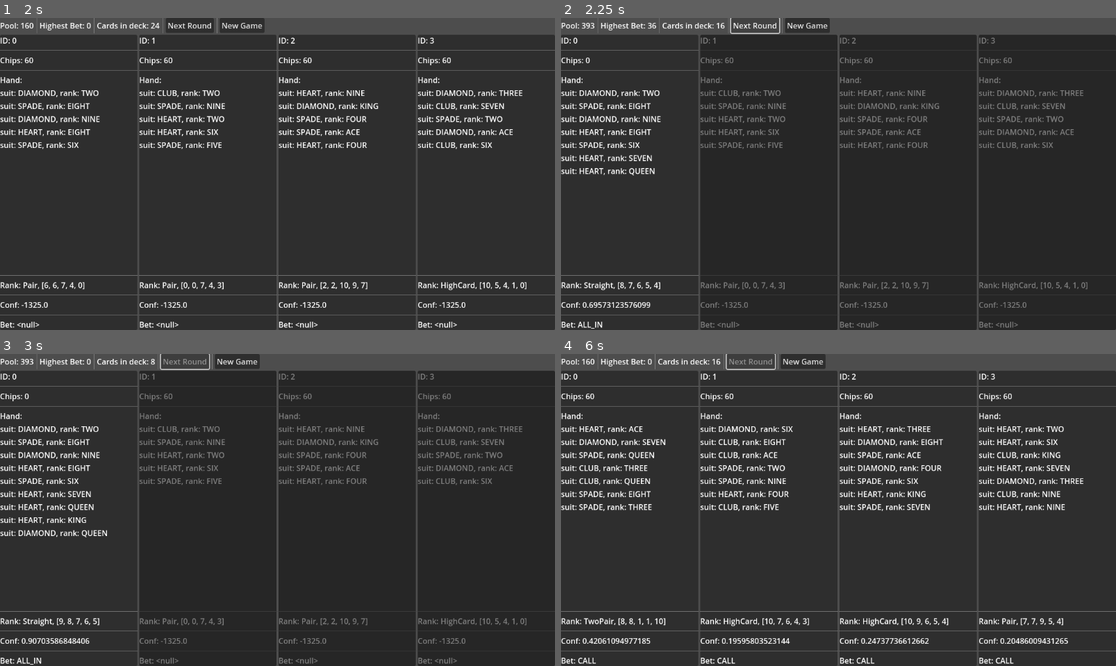
Above: before the commit, frames 1-4 (two rows, left to right).
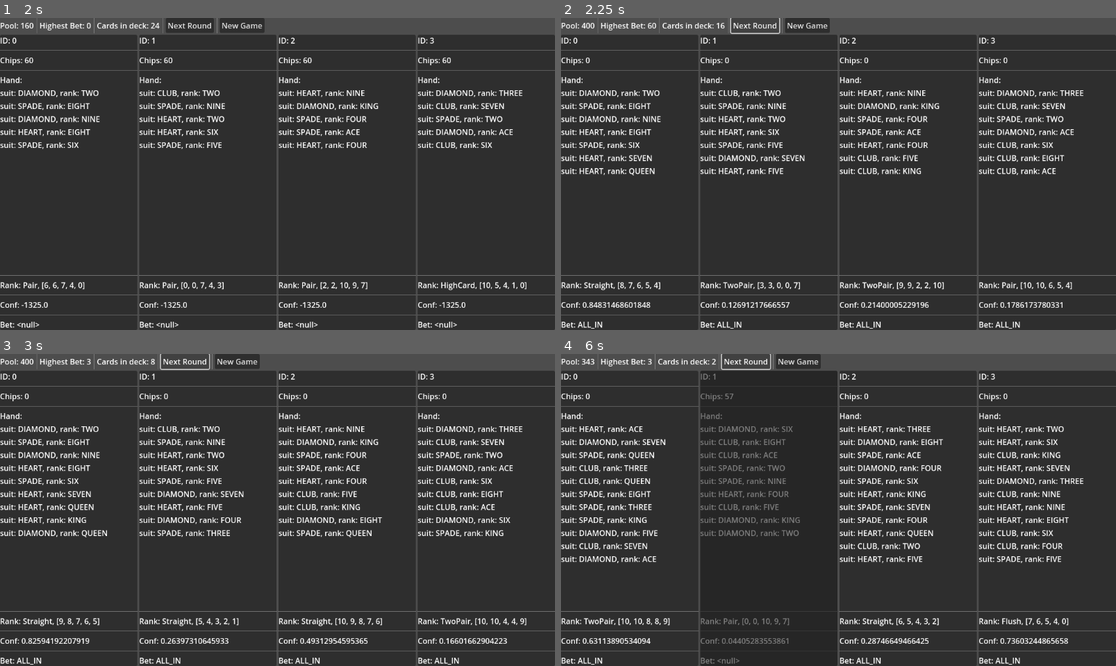
Above: after the commit, the same moments.

Repository: tofimega/ghost-poker
Game: Godot game, scene res://scenes/debug_frontend/debug_frontend.tscn
The game is run twice, just before and just after one commit, with the same random seed, the same clock (stepped at 60 frames per second) and the same inputs.
Inputs:
- Up to frame 1 (2 s): click "New Game" at 0.5 s; click "New Game" at 1.25 s
- Up to frame 2 (2.25 s): click "Next Round" at 2 s
- Up to frame 3 (3 s): click "Next Round" at 2.75 s
- Up to frame 4 (6 s): click "New Game" at 3.5 s; click "Next Round" at 4.25 s; tap Enter at 5 s; tap Space at 5.75 s

Frame 1 is identical in both runs. In frame 2, 6.1% of the frame differs, in the area x 3-100%, y 1-100%; in frame 3, 7.3%; in frame 4, 5.5%.

Commit message:
bugfix

Diff:
--- a/scenes/debug_frontend/player_status/player_status.gd
+++ b/scenes/debug_frontend/player_status/player_status.gd
@@ -16,6 +16,7 @@
 func _ready():
 	player=PokerEngine.get_player(player_id)
 	PokerEngine.next_round.connect(_fetch_player_data, CONNECT_DEFERRED)
+	PokerEngine.game_over.connect(func(a,b): _fetch_player_data(), CONNECT_DEFERRED)
 	_fetch_player_data()
 
 
@@ -26,8 +27,8 @@
 		return
 	if !player.in_game:
 		modulate=Color(0.5,0.5,0.5,1)
-		return
-	modulate=Color(1,1,1,1)
+	else: modulate=Color(1,1,1,1)
+
 	player_id_label.text="ID: "+str(player.id)
 	chips.text="Chips: "+str(player.chips)
 	for c in cards.get_children(): c.queue_free()
--- a/scripts/player_controller/player_controller.gd
+++ b/scripts/player_controller/player_controller.gd
@@ -18,12 +18,19 @@
 const POWER_MULT_PLAYERS:float=1
 const TIME_OFFSET: float=0.5
 
+
+
 const MIN_VAR: float=0.9
 const MAX_VAR: float=1.1
 
 const BLUFF_THRESH: float = 0.3
 const BLUFF_MULT: float = 1.1
 const BLUFF_COUNT: int = 3
+
+const FOLD_MULT: float = 1.3
+const CALL_MULT: float = 1.1
+const RAISE_MULT: float = 0.99
+const ALL_IN_MULT: float = 0.7
 
 #TODO: consider previous bets in round
 func find_odds()->float:
@@ -38,15 +45,26 @@
 	var add_card: float=float(hand_rank.cards_rank[0])/(Card.Rank.size()-1)*POWER_ADD_CRANK
 	rt+=add_card
 
-	# more players  -> smaller num
-	var mult_players: float=(float(PokerEngine.players.values().reduce(func(acc: int,p: Player):
-		if p.in_game: acc+=1
-		return acc , 0))/(float(PokerEngine.PLAYER_COUNT)))*POWER_MULT_PLAYERS
-
-	rt*=mult_players
 	# some randomness
 	rt*=randf_range(MIN_VAR, MAX_VAR)
-	rt/=(POWER_ADD_CRANK+POWER_ADD_HRANK)*mult_players*MAX_VAR
+
+
+	var avg_bet: float=0
+	for id: int in PokerEngine.player_bets:
+		if id == player.id: continue
+
+		match PokerEngine.player_bets[id]:
+			Bet.Type.CALL: avg_bet+=CALL_MULT
+			Bet.Type.RAISE: avg_bet+=RAISE_MULT
+			Bet.Type.FOLD: avg_bet+=FOLD_MULT
+			Bet.Type.ALL_IN: avg_bet+=ALL_IN_MULT
+
+	if PokerEngine.player_bets.size()>0:
+		avg_bet/=PokerEngine.player_bets.size()
+		rt*=avg_bet
+		rt/=RAISE_MULT
+
+	rt/=(POWER_ADD_CRANK+POWER_ADD_HRANK)*MAX_VAR
 	rt=ease(rt, -((PokerEngine.current_turn+TIME_OFFSET)*POWER_ADD_TIME))
 
 	#bluff
@@ -73,9 +91,10 @@
 		self.type=type
 
 
-const CALL_THRESHOLD: float = 0.1/MAX_VAR
-const RAISE_THRESHOLD: float = 0.5/MAX_VAR
-const ALL_IN_THRESHOLD: float = 0.7/MAX_VAR
+const CALL_THRESHOLD: float = 0.05/MAX_VAR
+const RAISE_THRESHOLD: float = 0.7/MAX_VAR
+const FORCED_ALL_IN_MULT: float = 1.1
+const ALL_IN_THRESHOLD: float = 0.9/MAX_VAR
 var conf_last_turn: float = -1325
 
 func my_turn() -> Bet:
@@ -86,16 +105,18 @@
 	conf_last_turn = confidence
 
 	if player.chips <= PokerEngine.highest_bet:
-		if confidence >= ALL_IN_THRESHOLD:
+		if confidence >= CALL_THRESHOLD*FORCED_ALL_IN_MULT:
 			return Bet.new(player.chips, Bet.Type.ALL_IN)
 		return Bet.new(0, Bet.Type.FOLD)
 
+	if confidence >= ALL_IN_THRESHOLD:
+		return Bet.new(player.chips, Bet.Type.ALL_IN)
 
-	if confidence > RAISE_THRESHOLD:
-		var amount: int = min(PokerEngine.highest_bet + player.chips*(confidence-RAISE_THRESHOLD), player.chips)
+	if confidence >= RAISE_THRESHOLD:
+		var amount: int = min(PokerEngine.highest_bet + max(player.chips*(confidence-RAISE_THRESHOLD+0.01)/10, 1), player.chips)
 		if amount == player.chips:
-			if confidence >= ALL_IN_THRESHOLD: return Bet.new(amount, Bet.Type.ALL_IN)
-			return Bet.new(0, Bet.Type.FOLD)
+			if confidence >= RAISE_THRESHOLD*FORCED_ALL_IN_MULT: return Bet.new(amount, Bet.Type.ALL_IN)
+			return Bet.new(PokerEngine.highest_bet, Bet.Type.CALL)
 		return Bet.new(amount, Bet.Type.RAISE)
 
 	if confidence >= CALL_THRESHOLD:
--- a/scripts/poker_engine.gd
+++ b/scripts/poker_engine.gd
@@ -21,7 +21,7 @@
 const CARDS_PER_ROUND: int = 2
 const STARING_CHIP_COUNT: int = 100
 const STARTING_ANTE: int = 40
-
+const MINIMUM_BET: int = 3
 
 var players: Dictionary[int, Player] = {}
 
@@ -74,6 +74,7 @@
 
 
 func deal_cards(player: Player, count: int)->void:
+	if !player.in_game: return
 	for i in count:
 		if deck.is_empty():
 			deck_empty.emit()
@@ -93,8 +94,9 @@
 		,0)
 
 func start_next_round()->void:
+	if game_state!=GameState.RUNNING: return
 	player_bets.clear()
-	highest_bet = 0
+	highest_bet = MINIMUM_BET
 	calls_this_turn = 0
 
 	for p in players.values():
@@ -105,11 +107,23 @@
 
 	while calls_this_turn < current_player_count(): #or highest_bet==0
 		for id in players:
+			if current_player_count() <=1:
+				game_state=GameState.CONCLUSIVE
+				var winning_player: Player = players.values().filter(func(p: Player): return p.in_game)[0]
+				game_over.emit(GameState.CONCLUSIVE, winning_player)
+				return
+
 			var p: Player = players[id]
 			if !p.in_game: continue
 			_handle_player_bet(id, p.bet())
 
-	if highest_bet ==0: showdown() #TODO: find better fix
+	for p: Player in players.values():
+		if !p.in_game: continue
+		var bet: int = min(highest_bet, p.chips)
+		p.chips-=bet
+		pool+=bet
+
+	#if highest_bet ==0: showdown() #TODO: find better fix
 	next_round.emit()
 
 var calls_this_turn: int=0
@@ -117,8 +131,6 @@
 func _handle_player_bet(id: int, bet: PlayerController.Bet)->void:
 	player_bets[id] = bet.type
 	highest_bet=max(bet.amount, highest_bet)
-	players[id].chips-=bet.amount
-	pool+=bet.amount
 
 	if bet.type == bet.Type.FOLD:
 		players[id].fold()
